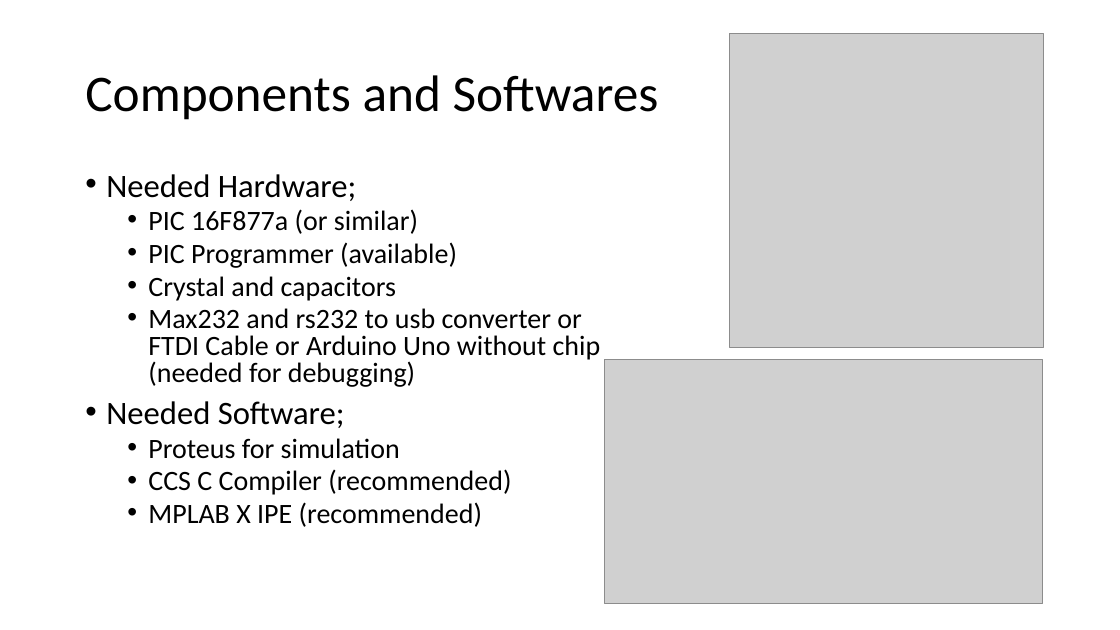
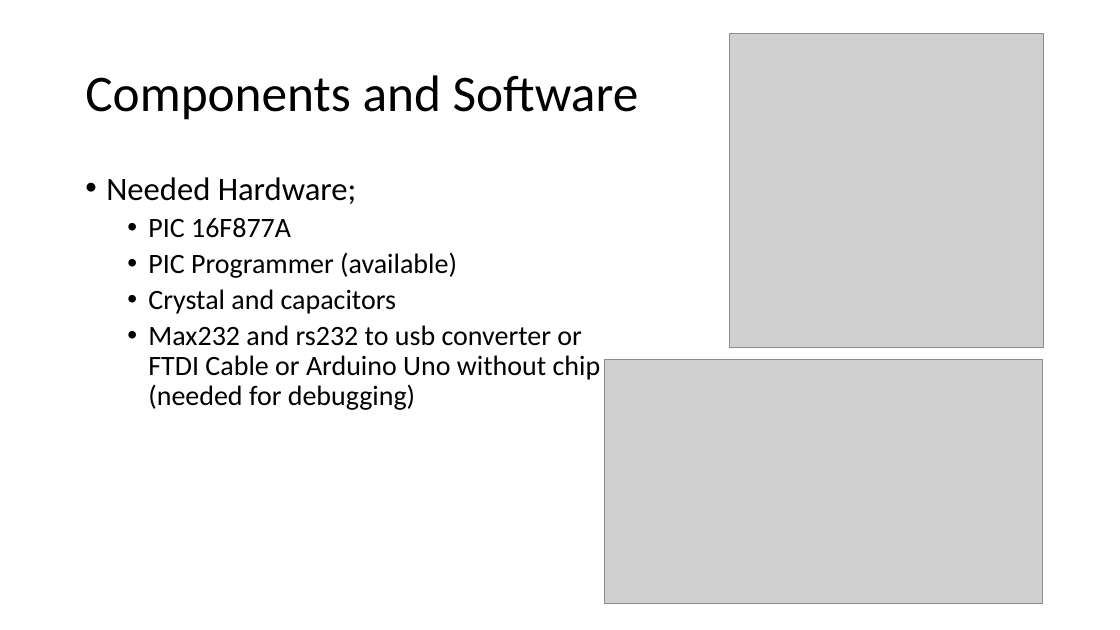
Before and after one commit to mee427/mee427.github.io, a slide deck: slide 3 of Microcontoller.pptx. Drawn at 1120x630 pixels with LibreOffice and Linux fonts; fonts in the diff are those of the drawing; grey boxes stand for pictures. Boxes give left, top, right and bottom in pixels: in the first picture for what was removed or moved away, otherwise in the second. Text is boxed around its words. In the diff, an @@ line names an element or a change of style, - is before the commit and + after.

```diff
--- a/Microcontoller.pptx
+++ b/Microcontoller.pptx
@@ title at box(85, 75, 639, 120): text changed @@
-Components and Softwares
+Components and Software
@@ text at box(106, 177, 601, 410): line spacing 0.8 to 0.9 @@
@@ text at box(148, 218, 291, 238): text changed @@
-  • PIC 16F877a (or similar)
+  • PIC 16F877A
@@ text at box(106, 401, 511, 527): paragraphs removed @@
-• Needed Software;
-  • Proteus for simulation
-  • CCS C Compiler (recommended)
-  • MPLAB X IPE (recommended)
```
Also in this commit, not shown: 2 other slides changed, 7 slides added, 1 slide removed.
